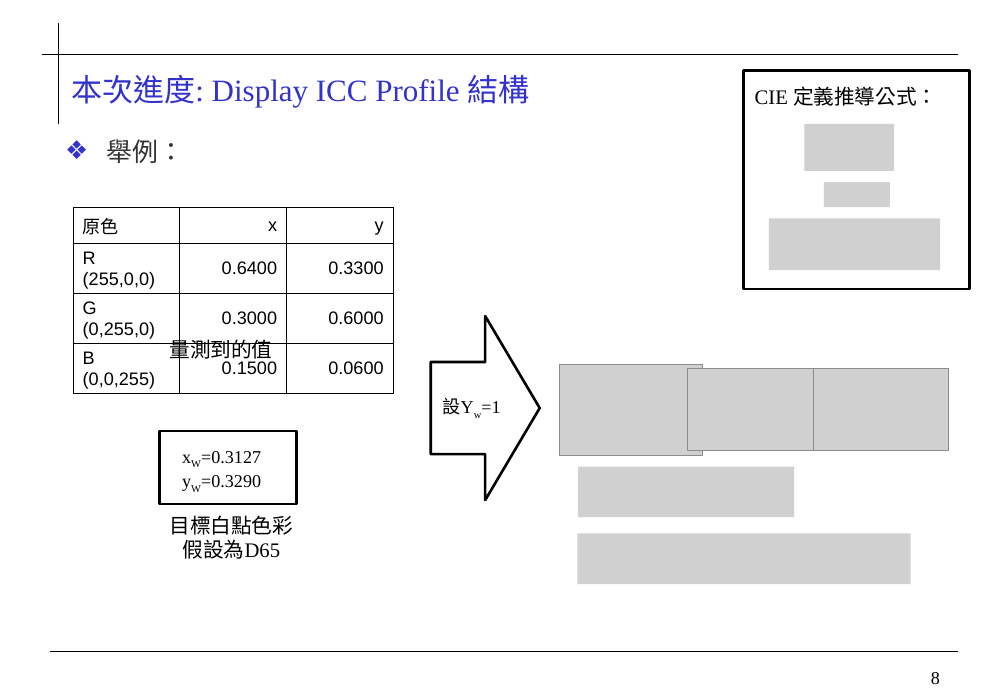
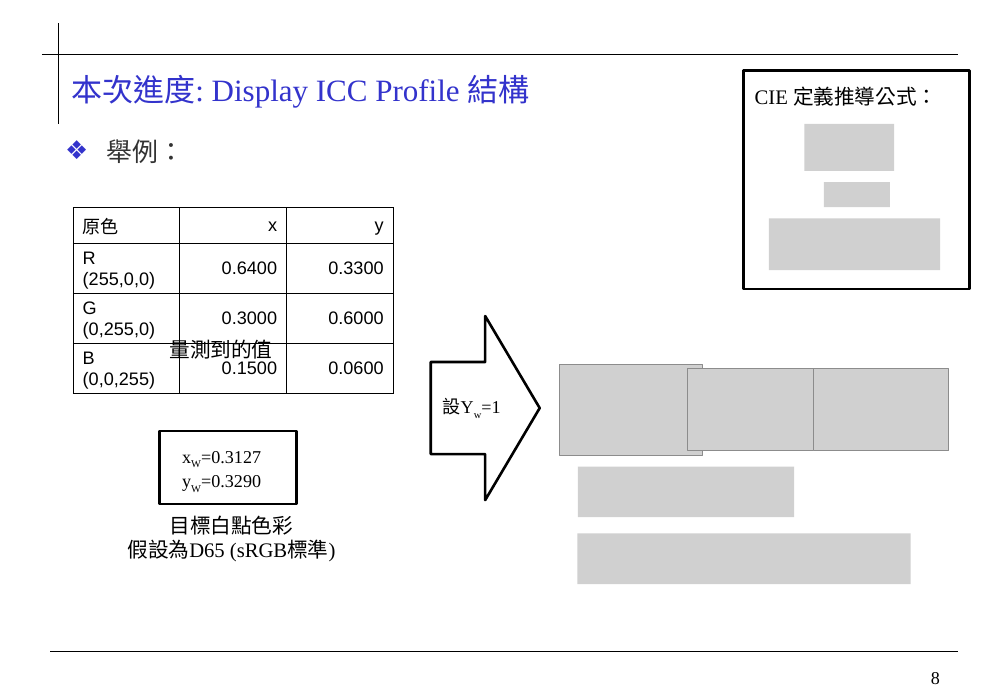
Before and after one commit to 0ilasis0/home, a slide deck: slide 8 of ICCPROFILE_0923.pptx. Drawn at 1008x698 pixels with LibreOffice and Linux fonts; fonts in the diff are those of the drawing; grey boxes stand for pictures; background and template pictures are left out. Boxes give left, top, right and bottom in pixels: in the first picture for what was removed or moved away, otherwise in the second. Text is boxed around its words. In the diff, an @@ line names an element or a change of style, - is before the commit and + after.

```diff
--- a/ICCPROFILE_0923.pptx
+++ b/ICCPROFILE_0923.pptx
@@ text "目標白點色彩": place and size @@
-text "目標白點色彩" at bbox=[170, 515, 294, 559]
+text "目標白點色彩" at bbox=[127, 515, 335, 561]
@@ text at bbox=[127, 539, 335, 561]: text changed @@
-假設為D65
+假設為D65 (sRGB標準)
```
Also in this commit, not shown: 2 other slides changed, 1 slide added.
